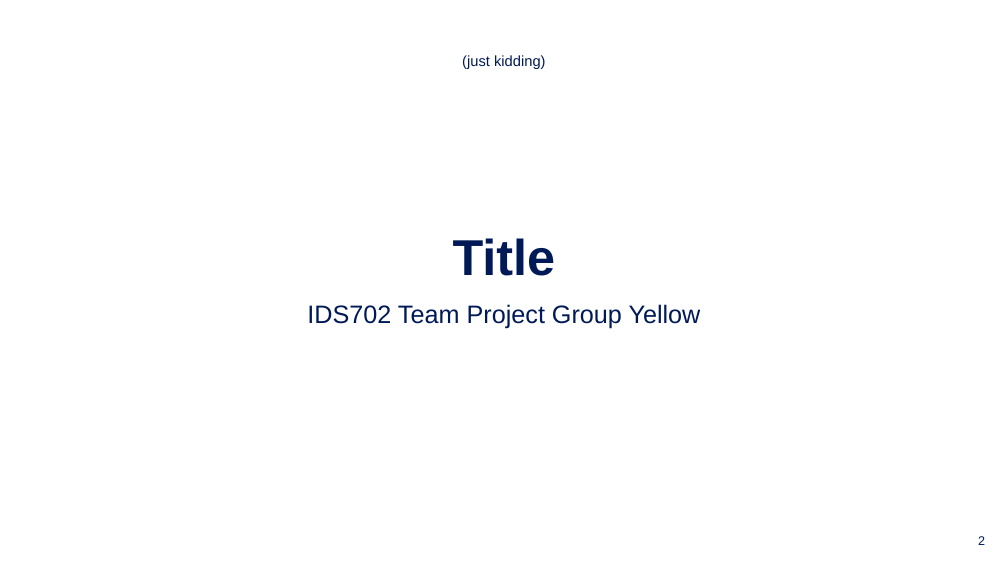
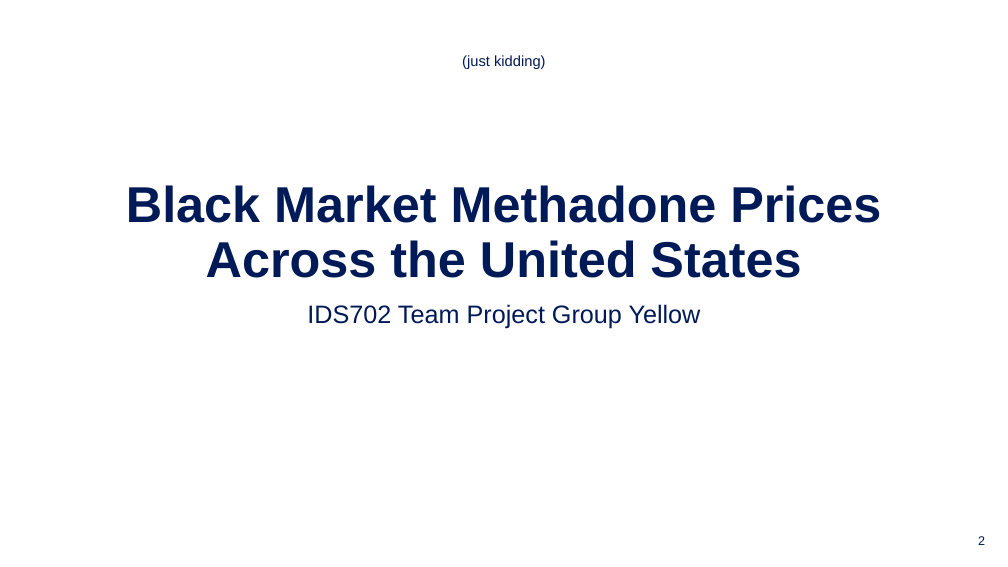
Before and after one commit to IDS-702-F21/team-project-2-streetrx-and-voting-in-nc-yellowfellows, a slide deck: slide 2 of Presentation/slide_deck.pptx. Drawn at 1008x567 pixels with LibreOffice and Linux fonts; fonts in the diff are those of the drawing; background and template pictures are left out. Boxes give left, top, right and bottom in pixels: in the first picture for what was removed or moved away, otherwise in the second. Text is boxed around its words. In the diff, an @@ line names an element or a change of style, - is before the commit and + after.

```diff
--- a/Presentation/slide_deck.pptx
+++ b/Presentation/slide_deck.pptx
@@ title at (x1=126, y1=185, x2=881, y2=278): text changed @@
-Title
+Black Market Methadone Prices Across the United States
```
Also in this commit, not shown: 7 slides added, 1 other file.
